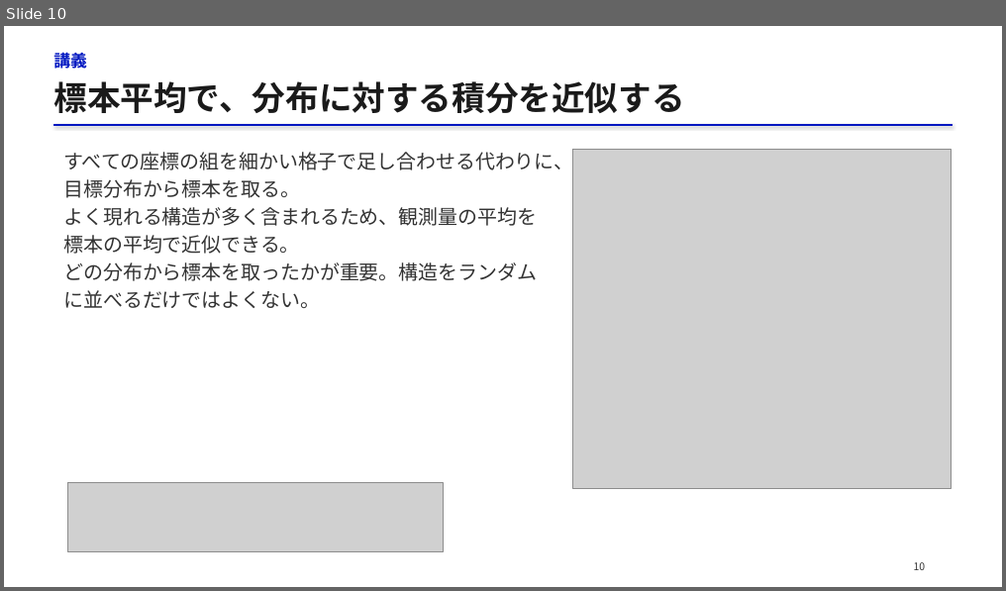
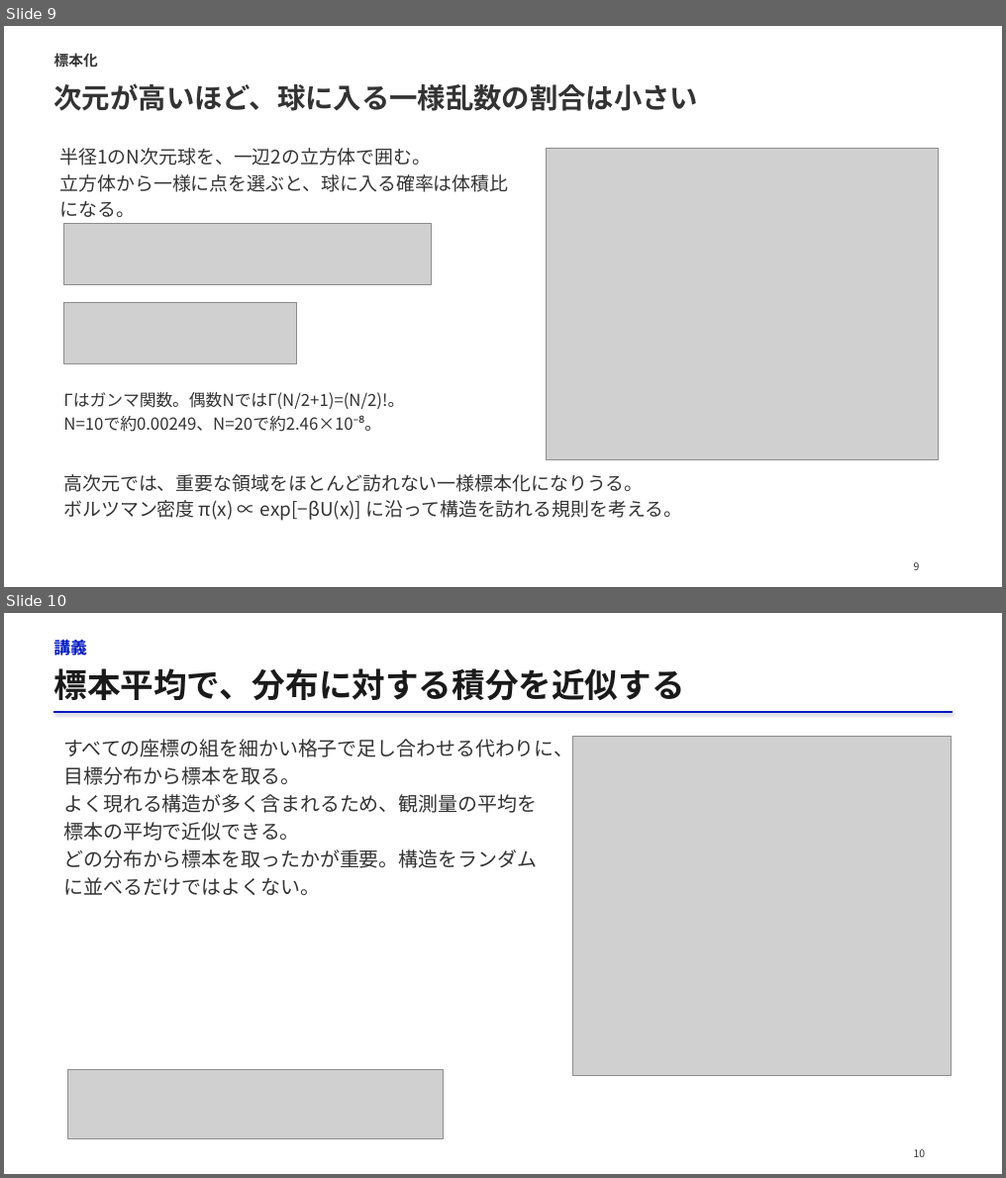
Before and after one commit to matsunagalab/lecture_bioinfo, a slide deck: 10_構造の分布を計算する/10_構造の分布を計算する.pptx. Shown one above the other, each under a label of ours: slide 10 before the commit, slides 9 and 10 after it. The pictures are 1006x591 and 1006x1178 pixels, drawn with LibreOffice and Linux fonts; fonts in the diff are those of the drawing; grey boxes stand for pictures. Boxes give left, top, right and bottom in pixels: in the first picture for what was removed or moved away, otherwise in the second. Text is boxed around its words. In the diff, an @@ line names an element or a change of style, - is before the commit and + after.

Commit message:
第10回の標本化の説明と数式レイアウトを改善

```diff
--- a/10_構造の分布を計算する/10_構造の分布を計算する.pptx
+++ b/10_構造の分布を計算する/10_構造の分布を計算する.pptx
@@ slide 9 added at (4, 26, 1002, 587), background #FFFFFF @@
@@ text added at (54, 53, 98, 68), 14 pt, text #333333, bold @@
+標本化
@@ text added at (54, 83, 699, 111), 27 pt, text #333333, bold @@
+次元が高いほど、球に入る一様乱数の割合は小さい
@@ text added at (60, 148, 509, 217), 18 pt, text #333333 @@
+半径1のN次元球を、一辺2の立方体で囲む。
+立方体から一様に点を選ぶと、球に入る確率は体積比になる。
@@ picture added at (546, 148, 939, 461) @@
@@ picture added at (63, 224, 431, 285) @@
@@ picture added at (63, 303, 297, 365) @@
@@ text added at (63, 392, 404, 432), 16 pt, text #333333 @@
+Γはガンマ関数。偶数NではΓ(N/2+1)=(N/2)!。
+N=10で約0.00249、N=20で約2.46×10⁻⁸。
@@ text added at (63, 474, 683, 521), 18 pt, text #333333 @@
+高次元では、重要な領域をほとんど訪れない一様標本化になりうる。
+ボルツマン密度 π(x) ∝ exp[−βU(x)] に沿って構造を訪れる規則を考える。
@@ text added at (914, 563, 920, 570), 10 pt, text #333333 @@
+9
```
Also in this commit, not shown: 27 slides changed, 1 slide removed, 2 other files.
